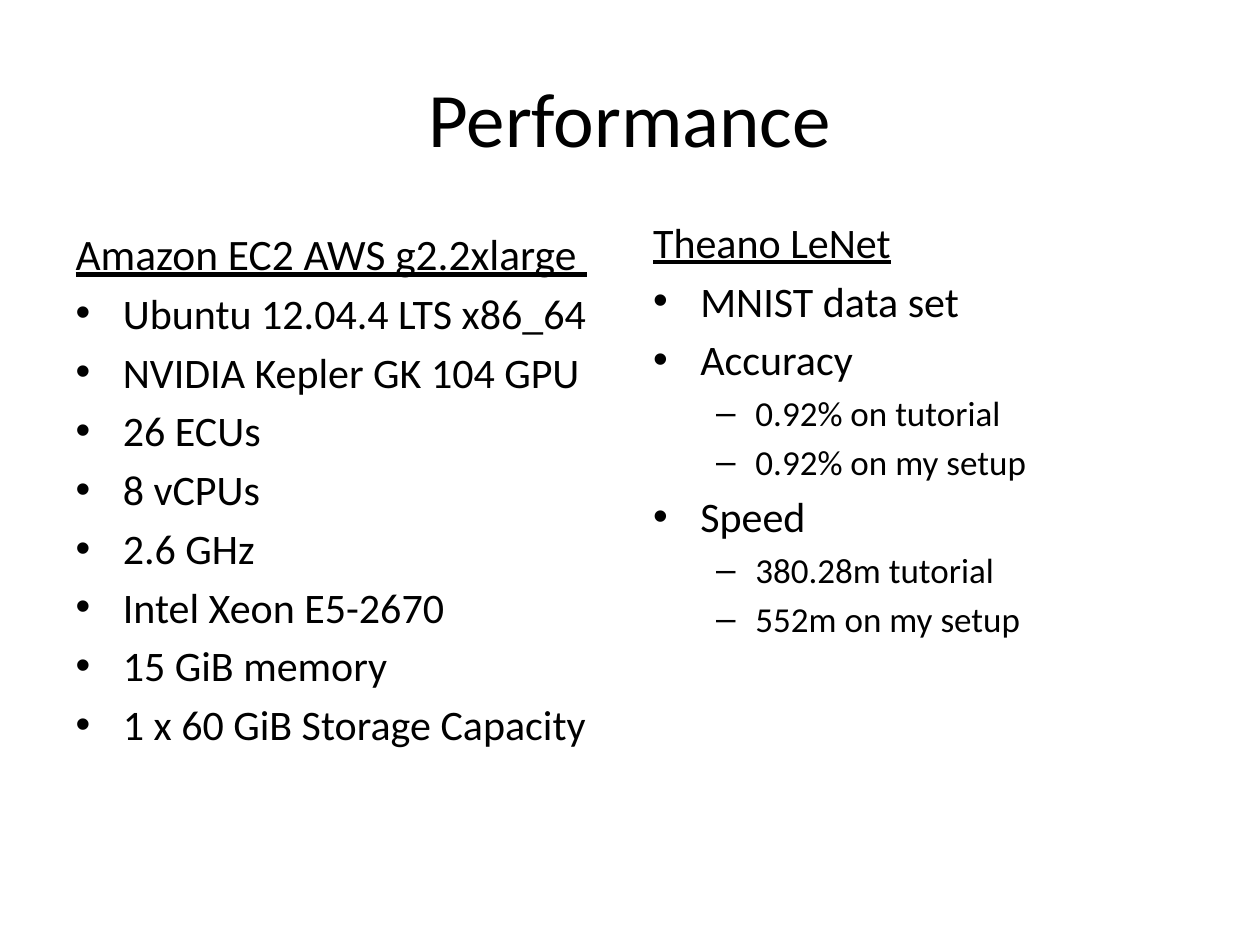
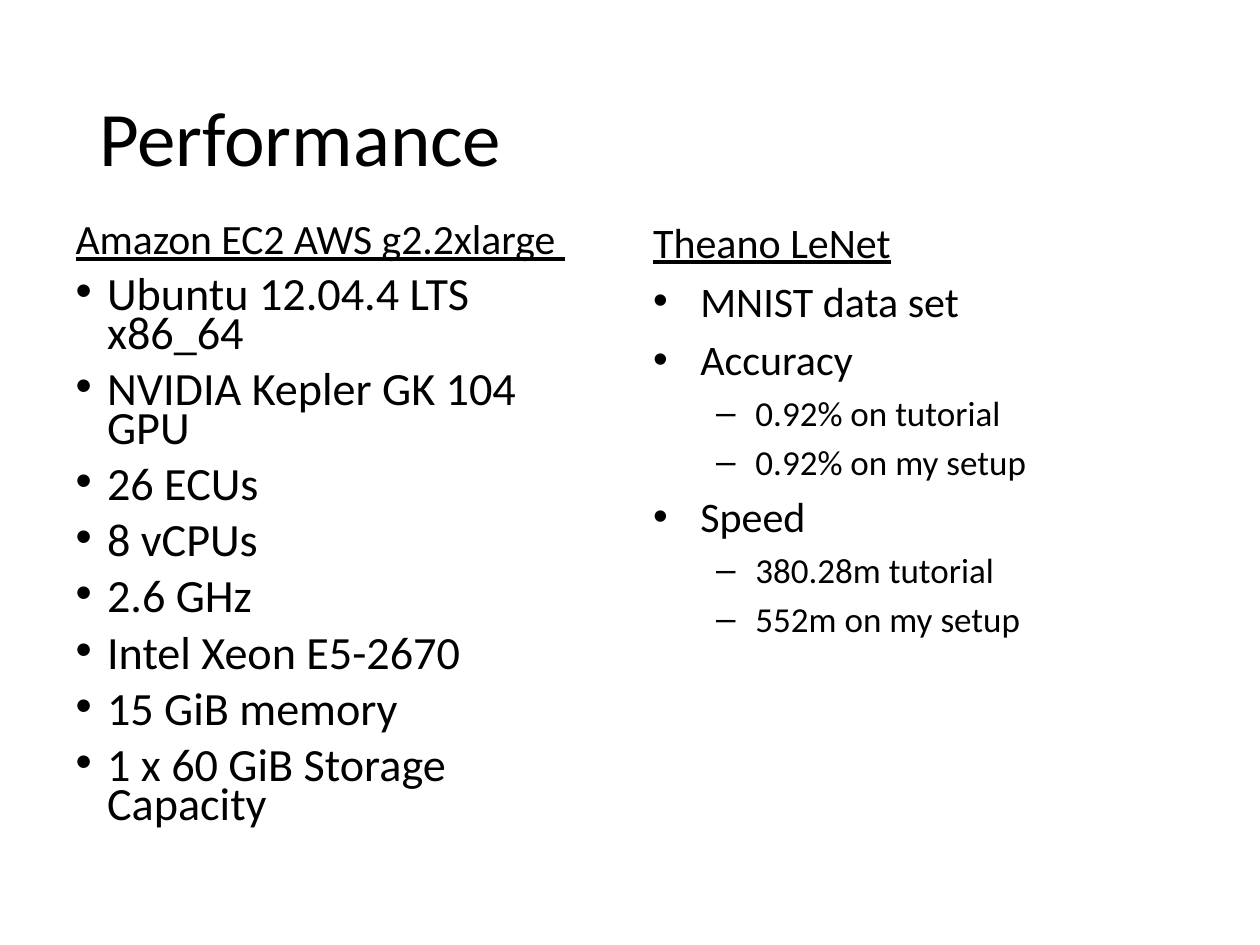
Before and after one commit to rbroberg/uccs.edu, a slide deck: slide 10 of cs5870/project/LeNet5 EEG.pptx (slide 7 before the commit). Drawn at 1260x945 pixels with LibreOffice and Linux fonts; fonts in the diff are those of the drawing. Boxes give left, top, right and bottom in pixels: in the first picture for what was removed or moved away, otherwise in the second. Text is boxed around its words. In the diff, an @@ line names an element or a change of style, - is before the commit and + after.

```diff
--- a/cs5870/project/LeNet5 EEG.pptx
+++ b/cs5870/project/LeNet5 EEG.pptx
@@ title "Performance": place and size @@
-title "Performance" at [429, 94, 831, 148]
+title "Performance" at [99, 113, 501, 167]
@@ title "Performance" at [99, 113, 501, 167]: alignment centre to left; line spacing 1 to 0.9 @@
@@ text "Amazon EC2 AWS g2.2xlarge" at [76, 225, 556, 828]: size 24.8 to 23.8 pt in "Amazon EC2 AWS g2.2xlarge"; size 24 to 26.4 pt in "Ubuntu 12.04.4 LTS x86_64", "NVIDIA Kepler GK 104 GPU", "26 ECUs", "8 vCPUs" and 4 more places; line spacing 1 to 0.7; more space between paragraphs; indent changed @@
```
Also in this commit, not shown: 4 other slides changed, 7 slides added, 4 slides removed.
